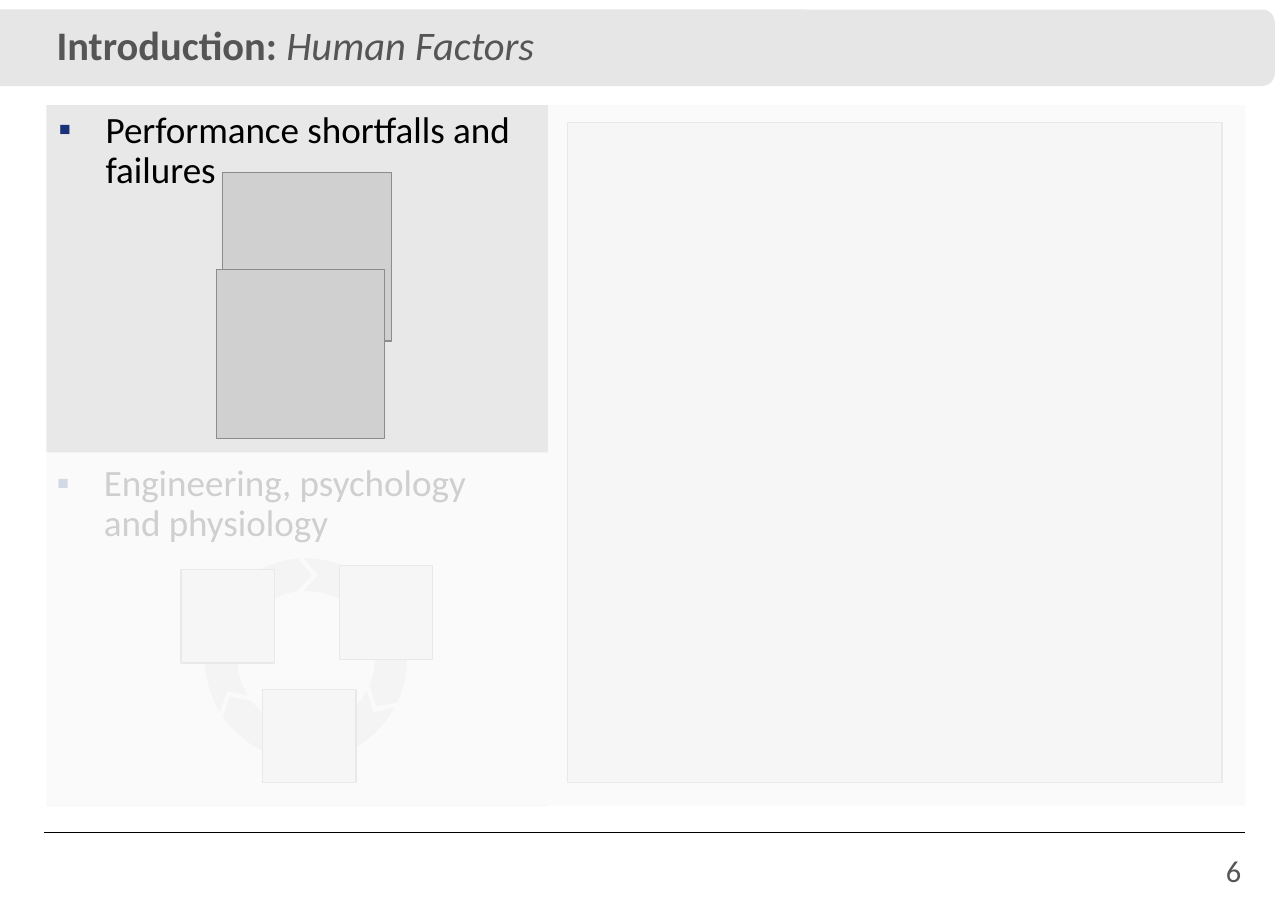
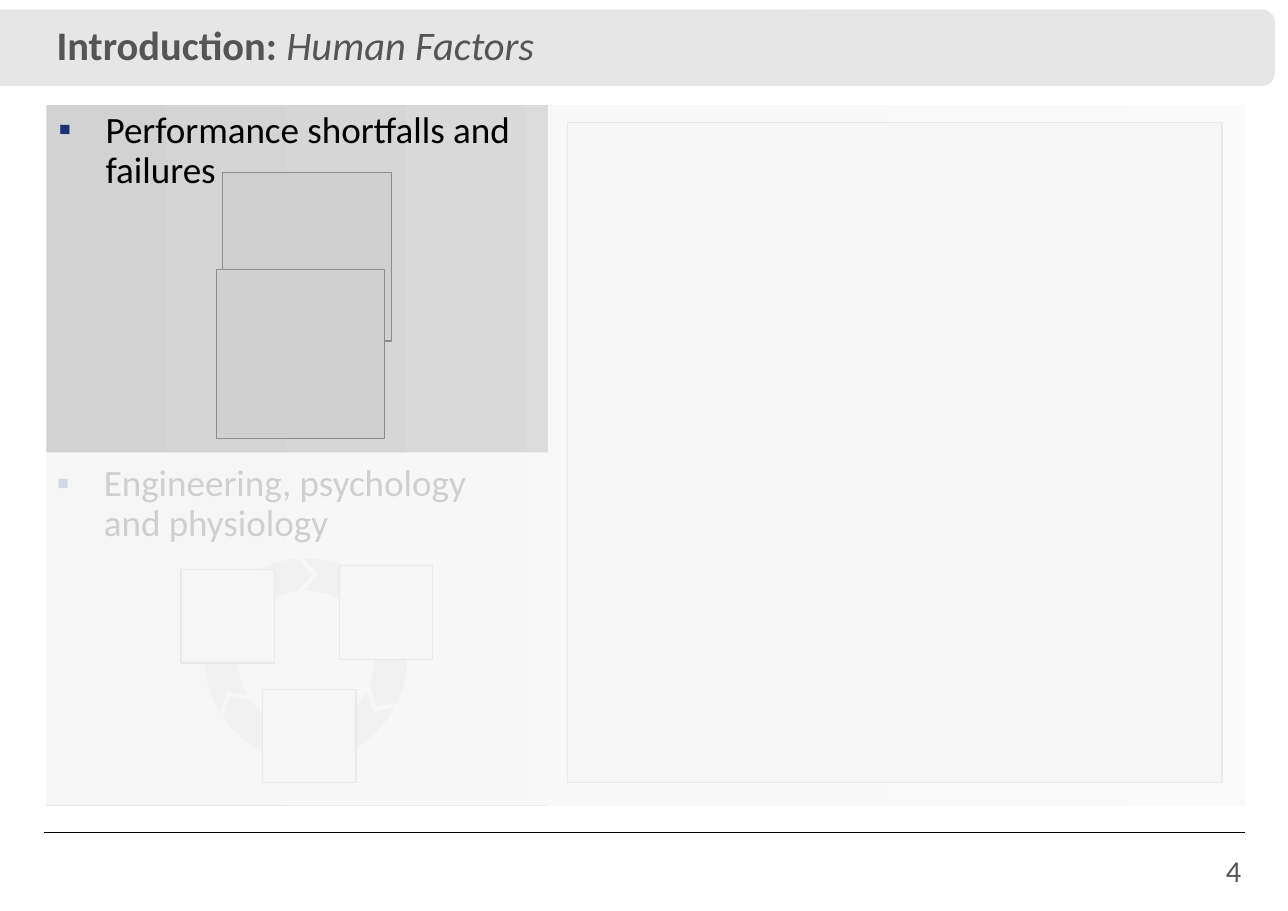
Before and after one commit to IvanRehder/Dissertacao, a slide deck: slide 4 of Apresentação/Apresentação.pptx (slide 6 before the commit). Drawn at 1288x911 pixels with LibreOffice and Linux fonts; fonts in the diff are those of the drawing; grey boxes stand for pictures; background and template pictures are left out. Boxes give left, top, right and bottom in pixels: in the first picture for what was removed or moved away, otherwise in the second. Text is boxed around its words. In the diff, an @@ line names an element or a change of style, - is before the commit and + after.

```diff
--- a/Apresentação/Apresentação.pptx
+++ b/Apresentação/Apresentação.pptx
@@ rectangle at <box>46,106,1246,806</box>: fill #D2D2D2 at 50% opacity to gradient #D2D2D2 to #E6E6E6 @@
@@ page number at <box>1226,862,1241,882</box>: text changed @@
-6
+4
```
Also in this commit, not shown: 3 other slides changed, 13 slides removed, 1 other file.
